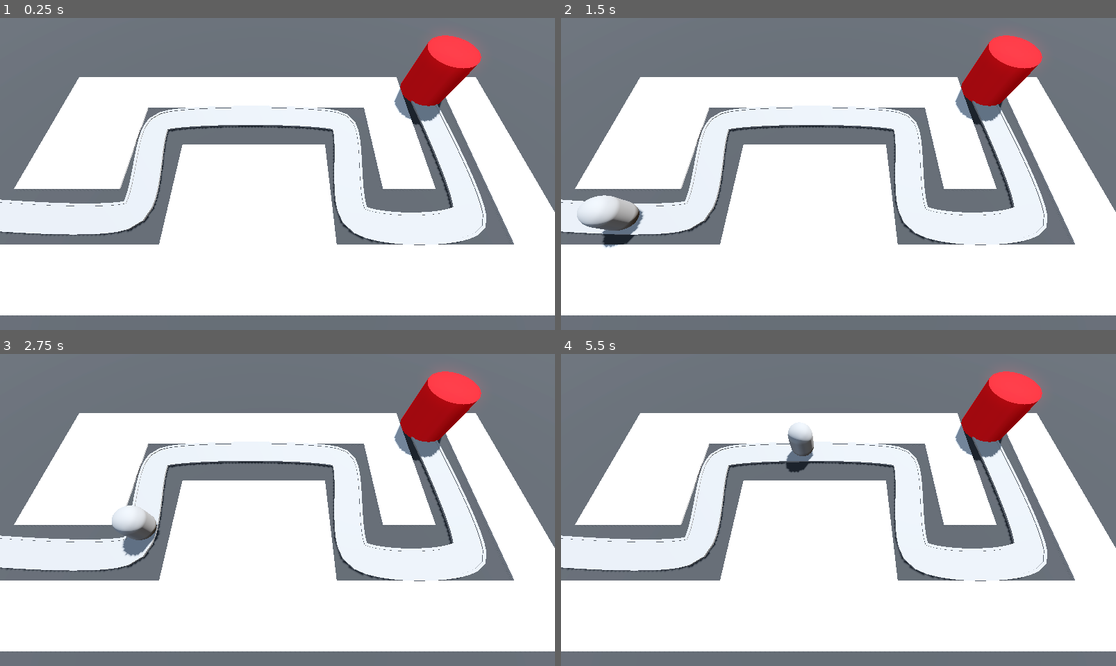
Above: before the commit, frames 1-4 (two rows, left to right).
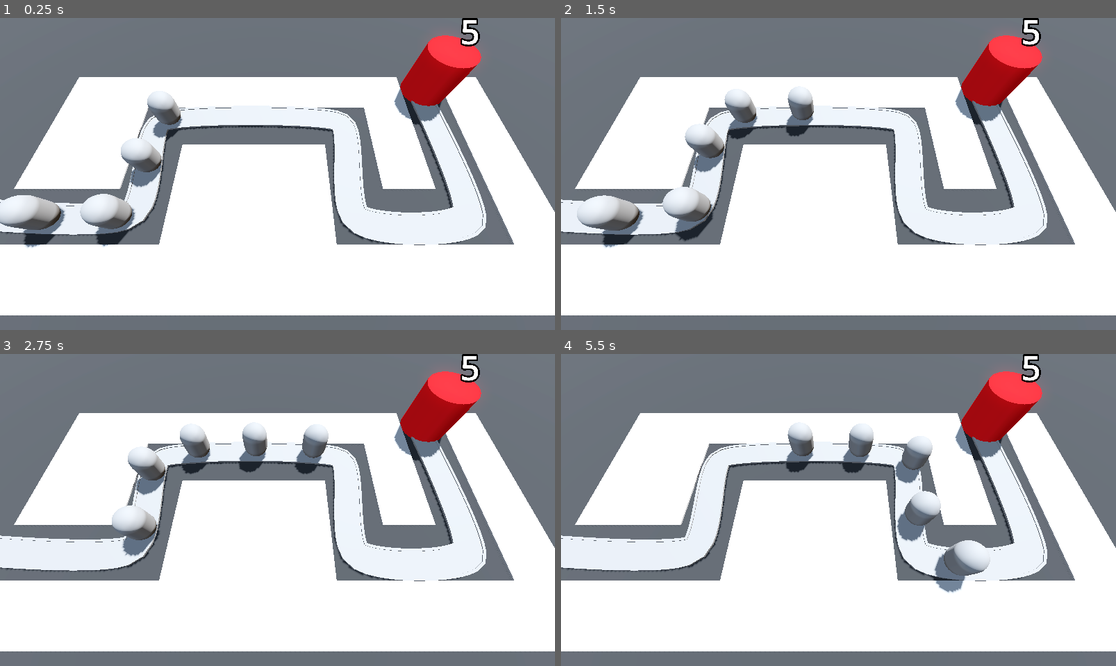
Above: after the commit, the same moments.

Repository: Tildozer/barbarianBlaster
Game: Godot game, scene res://scenes/levels/base_level.tscn
Two runs of this game, one before a commit and one after it. Both use one fixed random seed, a clock stepped at 60 frames per second and the inputs below.
Inputs:
- Up to frame 1 (0.25 s): no input
- Up to frame 2 (1.5 s): no input
- Up to frame 3 (2.75 s): no input
- Up to frame 4 (5.5 s): no input

The runs differ from the first frame. In frame 1, 3.4% of the frame differs, in the area x 0-87%, y 0-74%; in frame 2, 2.9%; in frame 3, 2.5%; in frame 4, 3.0%.

Commit message:
added reset boundry and put current_heath in it's own variable

Diff:
--- a/scenes/base/base.tscn
+++ b/scenes/base/base.tscn
@@ -14,3 +14,9 @@
 height = 4.0
 sides = 32
 material = SubResource("StandardMaterial3D_e7pcx")
+
+[node name="Label3D" type="Label3D" parent="."]
+transform = Transform3D(1, 0, 0, 0, 1, 0, 0, 0, 1, 0, 5.5, 0)
+billboard = 1
+font_size = 500
+outline_size = 100
--- a/scenes/levels/base_level.tscn
+++ b/scenes/levels/base_level.tscn
@@ -79,5 +79,21 @@
 [node name="enemy" parent="Path3D" instance=ExtResource("3_o1chu")]
 transform = Transform3D(-0.0022346, 0, -0.99999, 0, 1, 0, 0.99999, 0, -0.0022346, -22.2142, 0, 5.8103)
 
+[node name="enemy2" parent="Path3D" instance=ExtResource("3_o1chu")]
+transform = Transform3D(-0.0519945, 0, -0.99864, 0, 1, 0, 0.99864, 0, -0.0519945, -17.227, 0, 6.16267)
+progress = 5.0
+
+[node name="enemy3" parent="Path3D" instance=ExtResource("3_o1chu")]
+transform = Transform3D(0.0414636, 0, -0.999133, 0, 1, 0, 0.999133, 0, 0.0414636, -12.2292, 0, 6.25132)
+progress = 10.0
+
+[node name="enemy4" parent="Path3D" instance=ExtResource("3_o1chu")]
+transform = Transform3D(0.994075, 0, 0.108632, 0, 1, 0, -0.108632, 0, 0.994075, -9.79556, 0, 3.19988)
+progress = 15.0
+
+[node name="enemy5" parent="Path3D" instance=ExtResource("3_o1chu")]
+transform = Transform3D(0.979947, 0, -0.199218, 0, 1, 0, 0.199218, 0, 0.979947, -10.1899, 0, -1.76488)
+progress = 20.0
+
 [node name="base" parent="." instance=ExtResource("4_wwrw0")]
 transform = Transform3D(1, 0, 0, 0, 1, 0, 0, 0, 1, 14.0006, 0, -6.15938)
--- a/scripts/base.gd
+++ b/scripts/base.gd
@@ -1,5 +1,18 @@
 extends Node3D
 
-func take_damage(damage: float) -> void:
-	print("Ouch! I took " + str(damage) + " damage!")
-	pass
+@export_range(1, 50, 1.0) var max_health: int = 5
+var current_health: int:
+	set(health_in):
+		current_health = health_in
+		print("Health is now: ", current_health)
+		label.text = str(current_health)
+		if current_health < 1:
+			get_tree().call_deferred("reload_current_scene")
+
+@onready var label = $Label3D
+
+func _ready() -> void:
+	current_health = max_health
+
+func take_damage(damage: int) -> void:
+	current_health -= damage
--- a/scripts/enemy.gd
+++ b/scripts/enemy.gd
@@ -8,4 +8,5 @@
 	progress += delta * speed
 
 	if progress_ratio == 1.0:
-		base.take_damage(10.0)
+		base.take_damage(1)
+		set_process(false)
